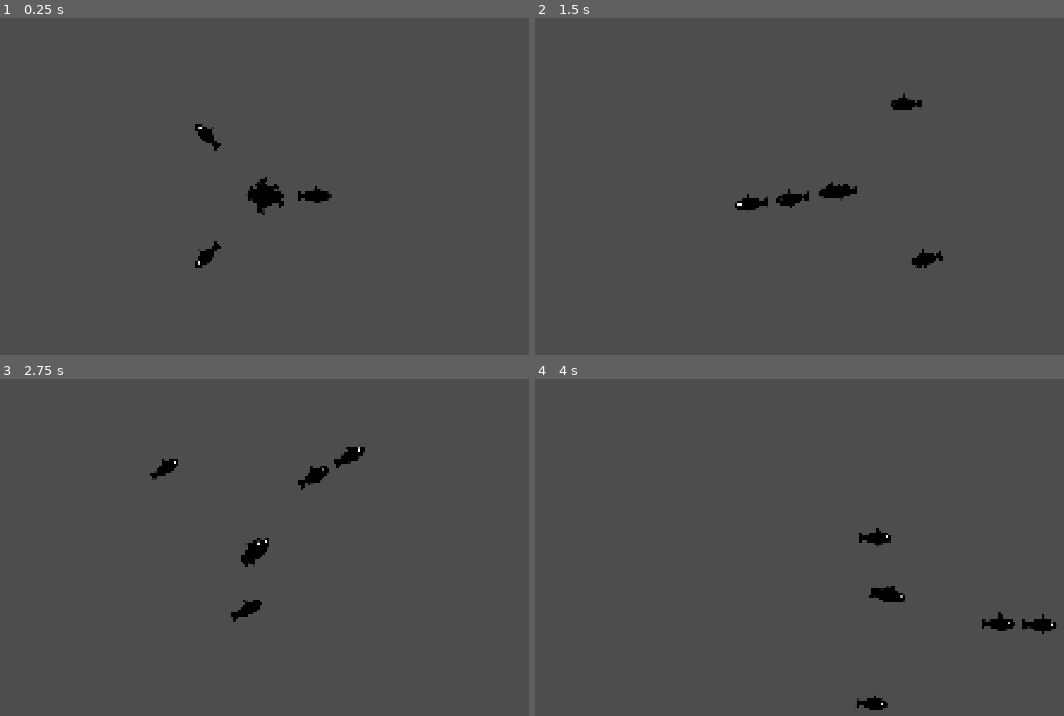
Above: before the commit, frames 1-4 (two rows, left to right).
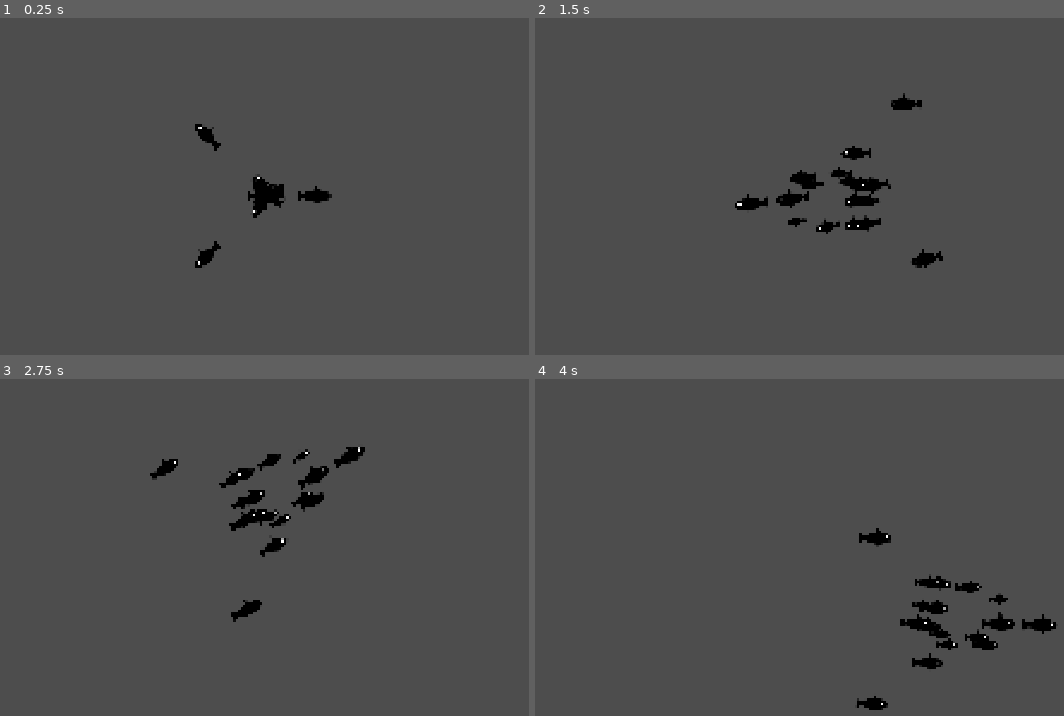
Above: after the commit, the same moments.

Repository: Spiraling-Time/minnows_for_real
Game: Godot game, scene res://Game Stuff/Scenes/main.tscn
The game is run twice, just before and just after one commit, with the same random seed, the same clock (stepped at 60 frames per second) and the same inputs. The engine's default icon, where the game draws it, is replaced by a stand-in: a white triangle on a blue panel in a dark square.
Inputs (mouse positions are in pixels of both pictures, inside the frame that each line leads up to):
- Up to frame 1 (0.25 s): no input
- Up to frame 2 (1.5 s): move the mouse to (979, 173) at 0.52 s; move the mouse to (640, 216) at 1.27 s
- Up to frame 3 (2.75 s): move the mouse to (349, 456) at 2.02 s
- Up to frame 4 (4 s): move the mouse to (762, 648) at 2.77 s; move the mouse to (1042, 625) at 3.52 s

The runs differ from the first frame. In frame 1, 0.2% of the frame differs, in the area x 47-54%, y 46-60%; in frame 2, 1.5%; in frame 3, 1.4%; in frame 4, 1.5%, in the area x 63-90%, y 58-87%.

Commit message:
starting to use graham's scan

Diff:
--- a/Game Stuff/Code/fish_form.gd
+++ b/Game Stuff/Code/fish_form.gd
@@ -99,6 +99,7 @@
 					if await approach_target(fishs, target_pos, fishs.DISTANCE) == false:
 						fishs.approaching = false
 					left_or_right(fishs, fishs.target.position, true)
+
 func get_target():
 	$"../target".global_position = get_global_mouse_position()#Vector2(randi_range(-1200,1200),randi_range(-1200,1200))
 
@@ -127,6 +128,34 @@
 	anchor.shape = new_shape
 	for children in anchor.shape.get_children():
 		anchor.shape.points.append([null])
+	var count = 3
+	var OG_Shape = [anchor.shape.get_node("point0"),anchor.shape.get_node("point1"),anchor.shape.get_node("point2")]
+
+	while anchor.shape.get_children().size()<fish_chain.size():
+		var new_node2D = Node2D.new()
+		new_node2D.name = "point"+str(count)
+		new_node2D.position = anchor.shape.position + Vector2(randi_range(100,-100),randi_range(100,-100))
+		var lowest_y = anchor.shape.get_node("point0")
+		var lowest_x = anchor.shape.get_node("point0")
+		for children in OG_Shape:
+			if children.position.y < lowest_y.position.y:
+				lowest_y = children
+			elif children.position.y == lowest_y.position.y and children.position.x < lowest_x.position.x:
+				lowest_x = children
+				lowest_y = children
+		var point = lowest_y.position
+#Step 1: Find the point with the lowest y-coordinate. If there's two points with same y-coordinate, choose the one with the lowest x-coordinate. This is the pivot point.
+#Step 2: Sort all other points based on the polar angle they make with the pivot point.
+#Step 3: If two points have the same angle, discard the one that is closer to the pivot.
+#Step 4: Push the pivot and the next two sorted points onto a stack.
+#Step 5: For each remaining point in the sorted list, check the orientation formed by the top two points on the stack and the current point.
+#Step 6: If the orientation is not a left turn, pop the top point from the stack.
+#Step 7: Repeat the orientation check until a left turn is found, then push the current point onto the stack.
+#Step 8: After processing all points, the stack contains the vertices of the convex hull in counter-clockwise order.
+
+		anchor.shape.add_child(new_node2D)
+		anchor.shape.points.append([null])
+		count += 1
 	assign_shape(anchor)
 func assign_shape(anchor):
 	var start = fish_chain.find(anchor)
--- /dev/null
+++ b/Game Stuff/Scenes/node_2d.tscn
@@ -0,0 +1,3 @@
+[gd_scene format=3 uid="uid://b8do6odrdwl4k"]
+
+[node name="Node2D" type="Node2D" unique_id=406216755]
